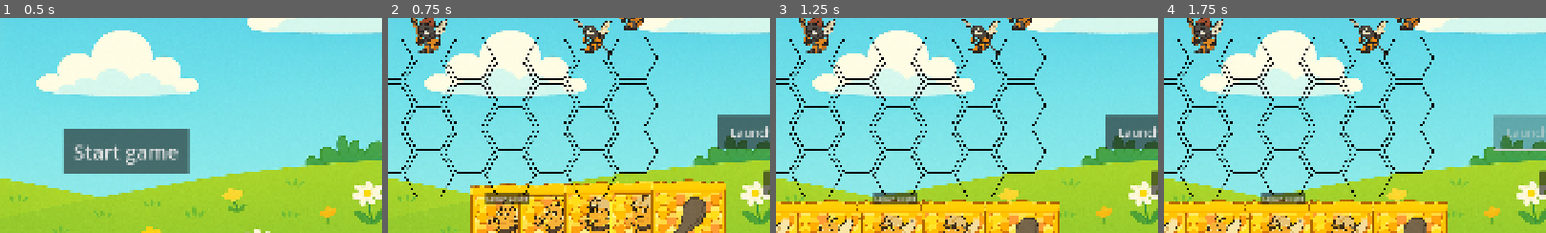
Above: before the commit, frames 1-4 (left to right).
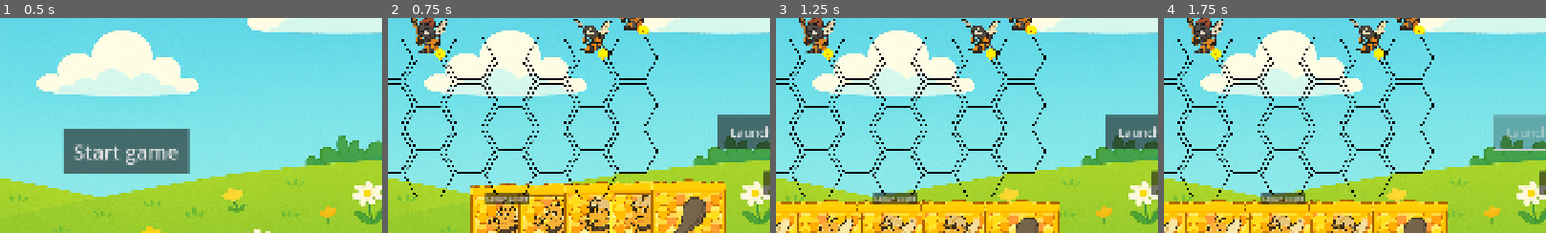
Above: after the commit, the same moments.

Repository: tysia2512/buzzco
Game: Godot game, scene res://scenes/main.tscn
The game is run twice, just before and just after one commit, with the same random seed, the same clock (stepped at 60 frames per second) and the same inputs.
Inputs:
- Up to frame 1 (0.5 s): no input
- Up to frame 2 (0.75 s): click "Start game" at 0.5 s
- Up to frame 3 (1.25 s): no input
- Up to frame 4 (1.75 s): click "Launch assault (0)" at 1.25 s
The pictures show only the part of the screen within x 34-84%, y 19-69%; the shares and areas given below are measured in that part.

Frame 1 is identical in both runs. In frame 2, 0.3% of the frame differs, in the area x 12-69%, y 3-20%; in frame 3, 0.3%; in frame 4, 0.3%.

Commit message:
Add attack display for the charger enemy

Diff:
--- a/scenes/charger_enemy.tscn
+++ b/scenes/charger_enemy.tscn
@@ -8,21 +8,12 @@
 script = ExtResource("1_rvwg5")
 metadata/_custom_type_script = "uid://b0qoggskdttae"
 
-[node name="CurrentAttackLabel" type="Label" parent="."]
-offset_right = 40.0
-offset_bottom = 23.0
-
-[node name="ChargerPlaceholder" type="Sprite2D" parent="."]
-visible = false
-texture = ExtResource("3_6nxsf")
-
-[node name="Polygon2D" type="Polygon2D" parent="."]
-visible = false
-polygon = PackedVector2Array(-507, -484, -231, -262, -240, -214, -192, -167, -109, -229, -26, -237, 41, -224, 97, -165, 115, -108, 160, -86, 242, -218, 337, -306, 423, -344, 459, -329, 453, -231, 392, -140, 430, -134, 448, -121, 437, -82, 399, -34, 342, -3, 278, 4, 320, 48, 299, 95, 265, 125, 284, 195, 267, 235, 468, 457, 463, 488, 441, 495, 421, 491, 239, 297, 165, 371, 14, 428, -171, 418, -246, 395, -294, 359, -215, 354, -155, 331, -105, 249, -72, 188, -105, 168, -130, 187, -176, 210, -237, 185, -262, 123, -252, 57, -214, 42, -240, -18, -218, -76, -218, -109, -275, -184, -316, -183, -517, -470, -521, -483)
-
 [node name="GenericEnemy" parent="." instance=ExtResource("4_1lvjs")]
+attack_chance_in_description = false
 max_health = 20
 attack_chance = 1.0
 boulder_drop_chance = 0.0
+stats_description_suffix_lines = ["\"Charge chance: 50%\"", "Charge mult: x1.5"]
 texture = ExtResource("3_6nxsf")
 polygon = PackedVector2Array(-507, -484, -231, -262, -240, -214, -192, -167, -109, -229, -26, -237, 41, -224, 97, -165, …(496 unchanged characters)…
+description = "May charge instead of attacking. The charge increases the attack damage by 50%"
--- a/scenes/generic_enemy.tscn
+++ b/scenes/generic_enemy.tscn
@@ -48,7 +48,6 @@
 polygon = PackedVector2Array(-100, -100, 100, -100, 100, 100, -100, 100)
 
 [node name="SpriteWithCollision" type="Node2D" parent="."]
-scale = Vector2(1e-05, 1e-05)
 script = ExtResource("3_h66n4")
 
 [node name="GridSprite2D" parent="SpriteWithCollision" instance=ExtResource("4_h66n4")]
--- a/scripts/charger_enemy.gd
+++ b/scripts/charger_enemy.gd
@@ -1,7 +1,7 @@
 class_name ChargerEnemy extends Enemy
 
 var charge_chance = 0.5
-const attack_base = 4
+const attack_base: int = 4
 
 func _ready():
 	_enemy = $GenericEnemy
@@ -14,4 +14,7 @@
 		_enemy.attack_points = attack_base
 
 func _charge() -> void:
+	var diff = _enemy.attack_points
 	_enemy.attack_points *= 1.5
+	diff = _enemy.attack_points - diff
+	_enemy.animate_message("Charging: +%d" % diff)
--- a/scripts/generic_enemy.gd
+++ b/scripts/generic_enemy.gd
@@ -1,4 +1,4 @@
-# @tool
+#@tool
 class_name GenericEnemy extends Node2D
 
 signal deal_damage_to_player
@@ -9,10 +9,18 @@
 
 var animated_label_scene: PackedScene = preload("res://scenes/animated_label.tscn")
 
-@export var attack_points: int = 5
+@export var attack_points: int = 5:
+	set(value):
+		attack_points = value
+		if _sprite:
+			_sprite.show_number_display = true
+			_sprite.number_on_display = value
+@export var attack_chance_in_description: bool = true
 @export var max_health: int = 10
 @export var attack_chance = 0.5
 @export var boulder_drop_chance = 0.4
+
+@export var stats_description_suffix_lines: Array = []
 
 @export var texture: Texture2D
 @export var polygon: PackedVector2Array
@@ -25,6 +33,7 @@
 @onready var sprite: Sprite2D = $SpriteWithCollision/GridSprite2D
 @onready var area: Area2D = $SpriteWithCollision/EnemyArea
 @onready var collision_polygon: CollisionPolygon2D = $SpriteWithCollision/EnemyArea/CollisionPolygon2D
+@onready var _sprite: GridSprite2D = $SpriteWithCollision/GridSprite2D
 @onready var _enemy_details: EnemyDetails = $EnemyDetails
 
 const SCALE_ON_HOVER_MULTIPLIER = 1.25
@@ -46,6 +55,9 @@
 
 func _ready():
 	sprite_with_collision.set_texture(texture)
+	if attack_points:
+		_sprite.number_on_display = attack_points
+		_sprite.show_number_display = true
 	collision_polygon.polygon = polygon
 	area.collision_layer = 2 ** (GameState.EMEMY_COLLISION_LAYER - 1)
 	_health = max_health
@@ -63,10 +75,12 @@
 		lines.append("Health: " + str(max_health))
 	if attack_points != null:
 		lines.append("Attack: " + str(attack_points))
-	if attack_chance != null:
+	if attack_chance != null and attack_chance_in_description:
 		lines.append("Attack Chance: %.0f%%" % (attack_chance * 100))
 	if boulder_drop_chance != null:
 		lines.append("Boulder Chance: %.0f%%" % (boulder_drop_chance * 100))
+
+	lines += stats_description_suffix_lines
 
 	var stats_message = ""
 	for i in range(lines.size()):
@@ -91,9 +105,9 @@
 	# TODO: keep the state of hover here
 	if _should_attack():
 		deal_damage_to_player.emit(attack_points)
-		await _animate_damage("Attack: " + str(attack_points))
+		await animate_message("Attack: " + str(attack_points))
 	else:
-		await _animate_damage("Pass")
+		await animate_message("Pass")
 
 	scale = _base_scale
 
@@ -115,7 +129,7 @@
 	if tile and tile.get_bottom_neighbor():
 		boulder_spawned.emit(tile.get_bottom_neighbor())
 
-func _animate_damage(msg: String):
+func animate_message(msg: String):
 	var label: AnimatedLabel = animated_label_scene.instantiate() as AnimatedLabel
 	label.visible = false
 	add_child(label)
--- a/scripts/sprite_with_collision.gd
+++ b/scripts/sprite_with_collision.gd
@@ -1,3 +1,4 @@
+#@tool
 extends Node2D
 
 func set_texture(t: Texture2D):
